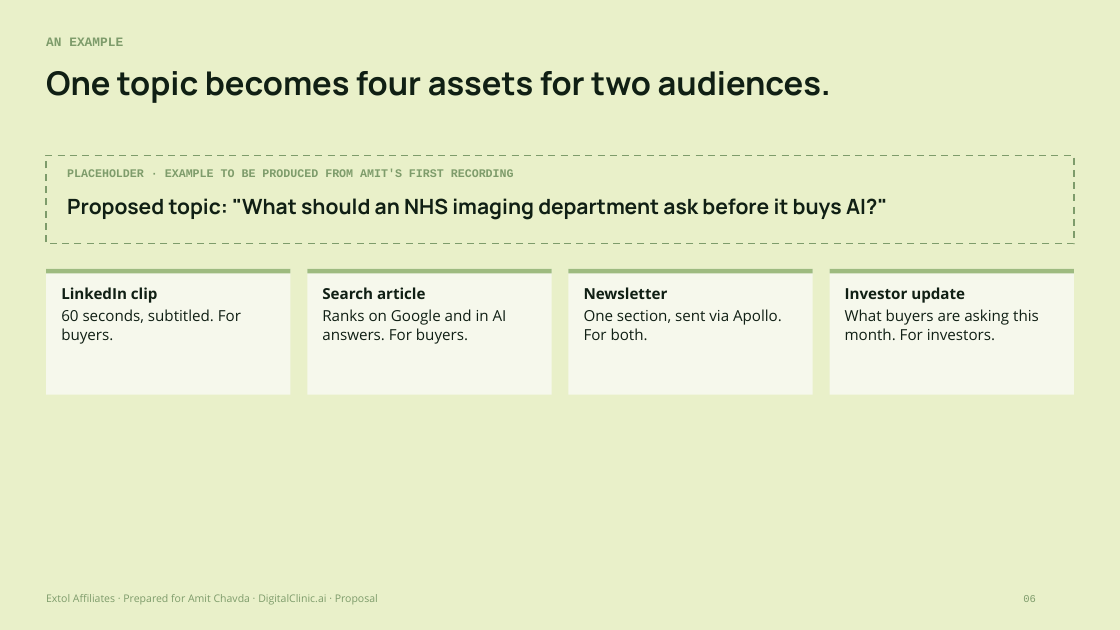
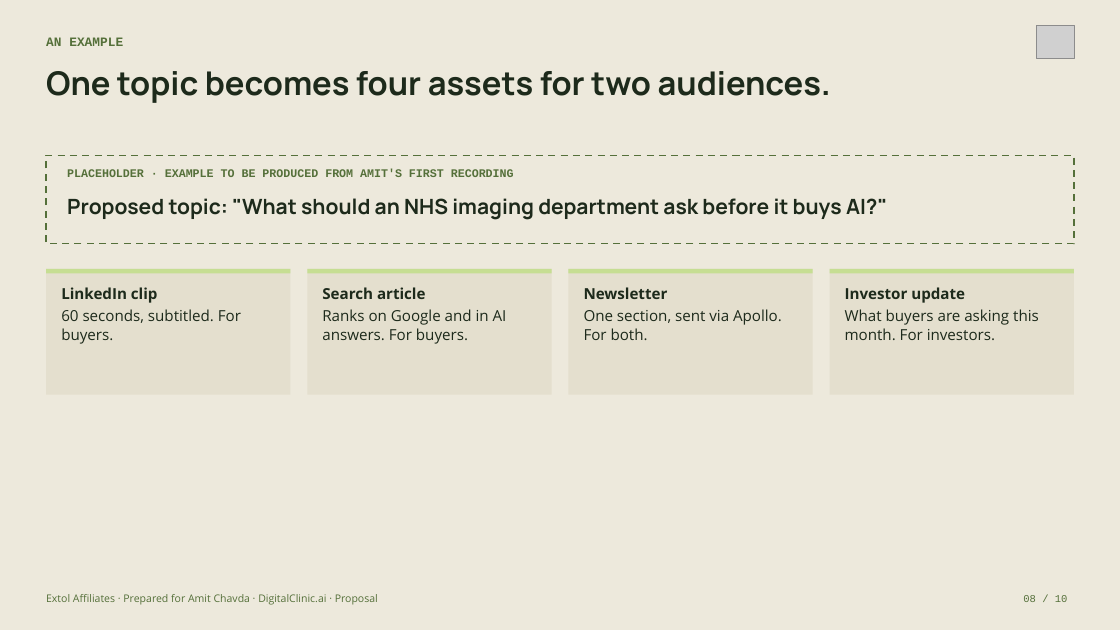
Before and after one commit to extolaffiliates/open-platform-site, a slide deck: slide 8 of presentations/amit-chavda/pptx/Amit_Chavda_x_Extol.pptx (slide 6 before the commit). Drawn at 1120x630 pixels with LibreOffice and Linux fonts; fonts in the diff are those of the drawing; grey boxes stand for pictures. Boxes give left, top, right and bottom in pixels: in the first picture for what was removed or moved away, otherwise in the second. Text is boxed around its words. In the diff, an @@ line names an element or a change of style, - is before the commit and + after.

```diff
--- a/presentations/amit-chavda/pptx/Amit_Chavda_x_Extol.pptx
+++ b/presentations/amit-chavda/pptx/Amit_Chavda_x_Extol.pptx
@@ background #E9F0C9 to #EDE9DC @@
@@ picture added at <box>1036,25,1075,59</box> @@
@@ rectangle at <box>46,155,1074,244</box>: fill #E9F0C9 to #EDE9DC; outline #7E9C6B 1.5 pt dashed to #55703A 1.5 pt dashed @@
@@ text colour #7E9C6B to #55703A in 3 elements at <box>46,37,123,46</box>, <box>46,594,378,605</box>, <box>67,168,514,177</box> @@
@@ fill #9EBB80 to #C6DE93 in 4 elements at <box>308,269,552,274</box>, <box>569,269,813,274</box>, <box>830,269,1075,274</box>, <box>46,269,291,274</box> @@
@@ fill #F6F8EC to #E4DFCE in 4 elements at <box>46,269,291,395</box>, <box>308,269,552,395</box>, <box>569,269,813,395</box>, <box>830,269,1075,395</box> @@
@@ text colour #101F14 to #1D2A1B in 6 elements at <box>46,71,831,103</box>, <box>67,198,887,220</box>, <box>61,287,241,344</box>, <box>322,287,507,344</box>, <box>584,287,782,340</box>, <box>845,287,1039,340</box> @@
@@ text at <box>1023,595,1068,602</box>: text changed; text colour #7E9C6B to #55703A @@
-06
+08 / 10
```
Also in this commit, not shown: 7 other slides changed, 2 slides added, 12 other files.
